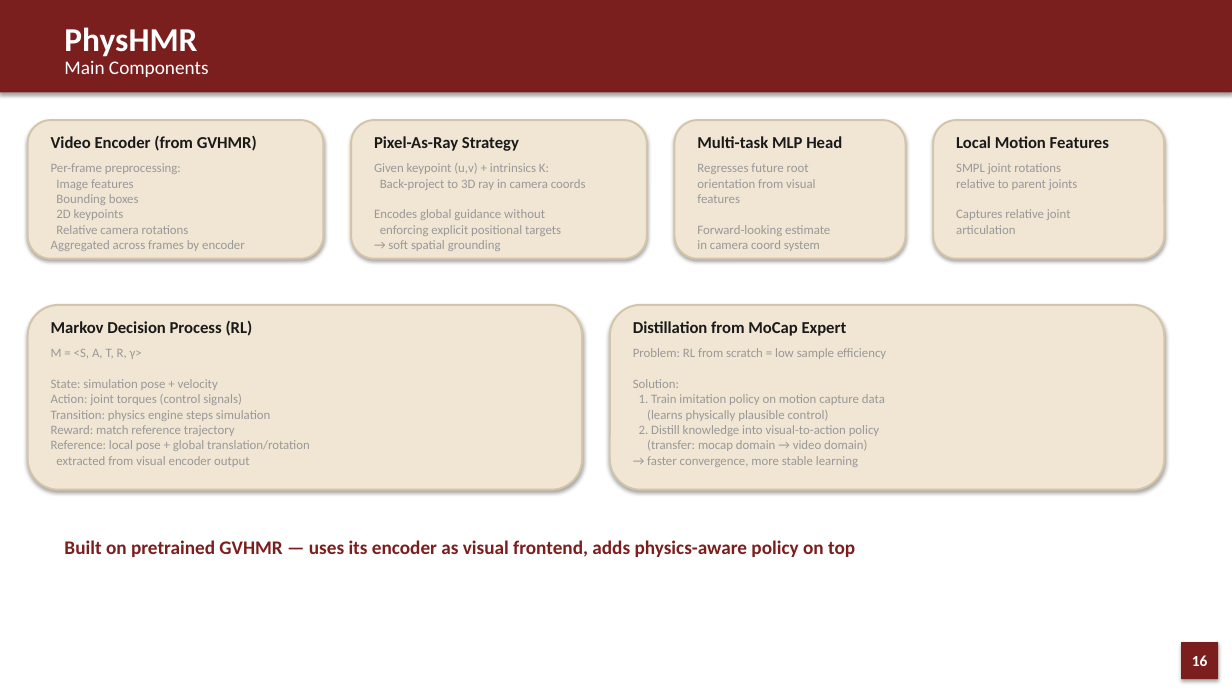
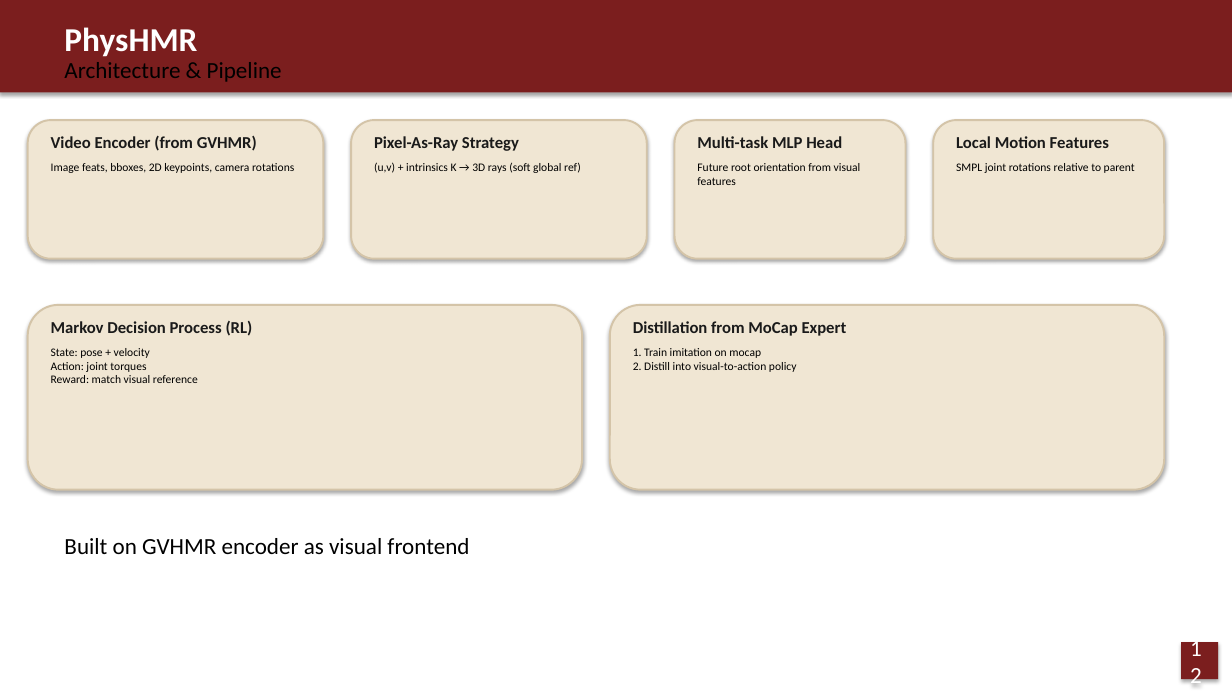
Before and after one commit to JCNTH/Pact3D, a slide deck: slide 12 of Paper_DeepDives.pptx (slide 16 before the commit). Drawn at 1232x693 pixels with LibreOffice and Linux fonts; fonts in the diff are those of the drawing. Boxes give left, top, right and bottom in pixels: in the first picture for what was removed or moved away, otherwise in the second. Text is boxed around its words. In the diff, an @@ line names an element or a change of style, - is before the commit and + after.

```diff
--- a/Paper_DeepDives.pptx
+++ b/Paper_DeepDives.pptx
@@ text at <box>64,62,282,82</box>: text changed; size 15 to 18 pt; text colour #FFFFFF to #000000 @@
-Main Components
+Architecture & Pipeline
@@ text at <box>51,163,294,173</box>: text changed; size 10 to 9 pt; text colour #999999 to #000000 @@
-Per-frame preprocessing:
-Image features
-Bounding boxes
-2D keypoints
-Relative camera rotations
-Aggregated across frames by encoder
+Image feats, bboxes, 2D keypoints, camera rotations
@@ text at <box>374,162,581,173</box>: text changed; size 10 to 9 pt; text colour #999999 to #000000 @@
-Given keypoint (u,v) + intrinsics K:
-Back-project to 3D ray in camera coords
-Encodes global guidance without
-enforcing explicit positional targets
-→ soft spatial grounding
+(u,v) + intrinsics K → 3D rays (soft global ref)
@@ text at <box>697,163,861,185</box>: text changed; size 10 to 9 pt; text colour #999999 to #000000 @@
-Regresses future root
-orientation from visual
-features
-Forward-looking estimate
-in camera coord system
+Future root orientation from visual features
@@ text at <box>956,163,1135,173</box>: text changed; size 10 to 9 pt; text colour #999999 to #000000 @@
-SMPL joint rotations
-relative to parent joints
-Captures relative joint
-articulation
+SMPL joint rotations relative to parent
@@ text at <box>51,348,198,383</box>: text changed; size 10 to 9 pt; text colour #999999 to #000000 @@
-M = <S, A, T, R, γ>
-State: simulation pose + velocity
-Action: joint torques (control signals)
-Transition: physics engine steps simulation
-Reward: match reference trajectory
-Reference: local pose + global translation/rotation
-extracted from visual encoder output
+State: pose + velocity
+Action: joint torques
+Reward: match visual reference
@@ text at <box>633,348,797,372</box>: text changed; size 10 to 9 pt; text colour #999999 to #000000 @@
-Problem: RL from scratch = low sample efficiency
-Solution:
-1. Train imitation policy on motion capture data
-(learns physically plausible control)
-2. Distill knowledge into visual-to-action policy
-(transfer: mocap domain → video domain)
-→ faster convergence, more stable learning
+1. Train imitation on mocap
+2. Distill into visual-to-action policy
@@ text at <box>64,538,469,554</box>: text changed; size 15 to 18 pt; text colour #7B1E1E to #000000; bold off @@
-Built on pretrained GVHMR — uses its encoder as visual frontend, adds physics-aware policy on top
+Built on GVHMR encoder as visual frontend
@@ text in rectangle at <box>1192,655,1208,666</box>: text changed; size 12 to 18 pt; bold off @@
-16
+12
```
Also in this commit, not shown: 16 other slides changed, 5 slides removed.
